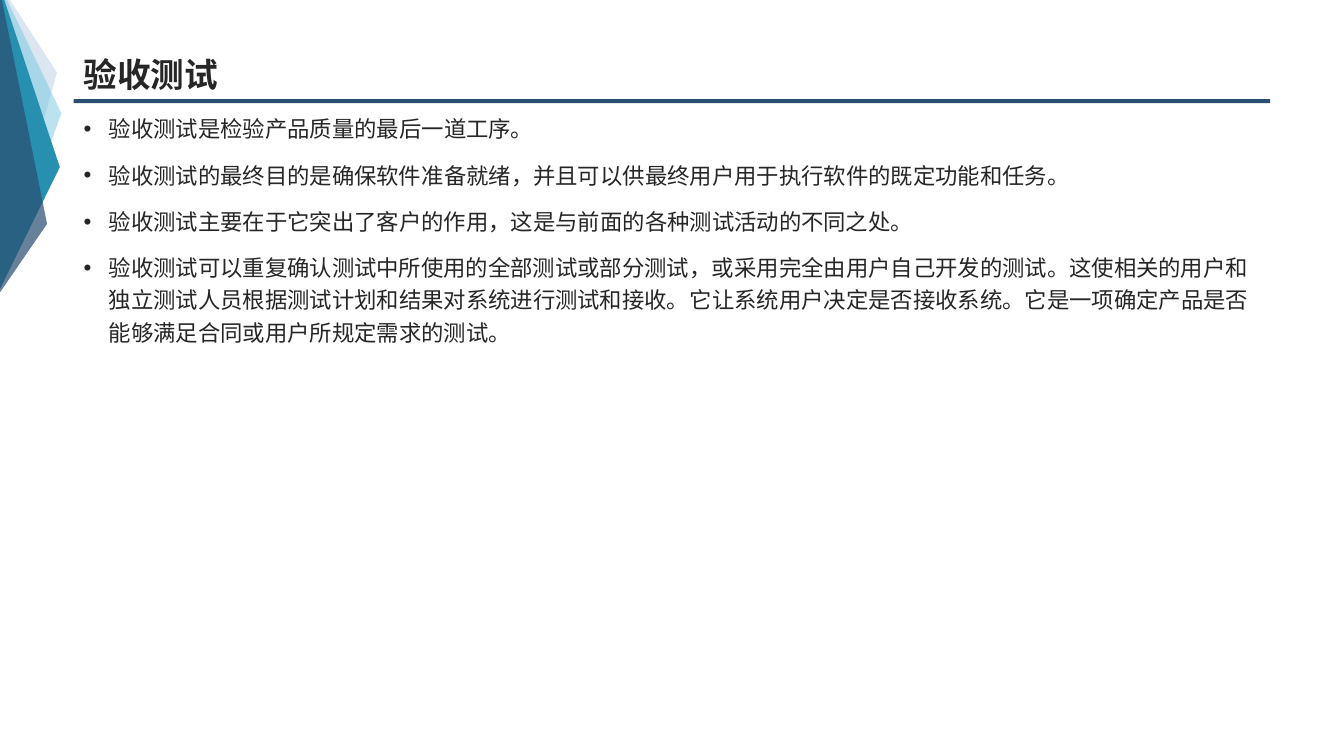
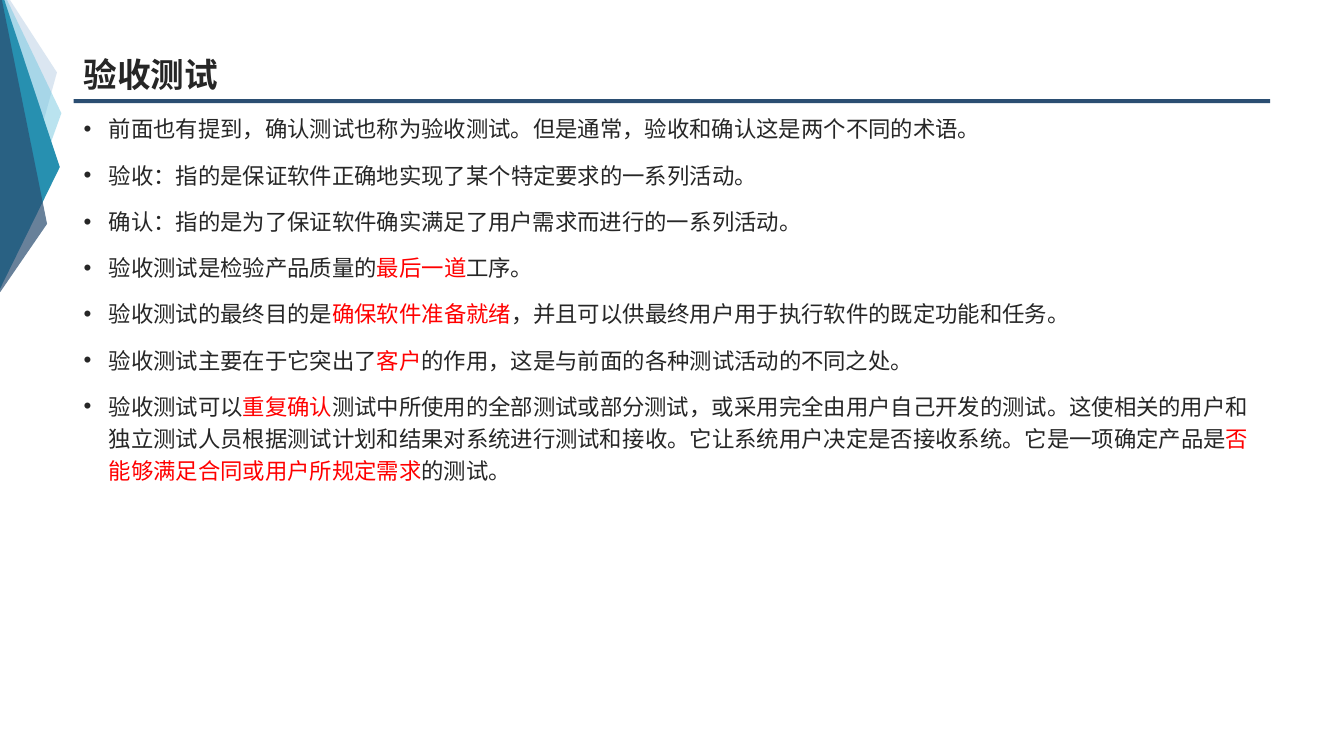
Before and after one commit to group-fourteen/G14-, a slide deck: slide 9 of 翻转课堂/7.5确认测试.ppt (slide 10 before the commit). Drawn at 1344x756 pixels with LibreOffice and Linux fonts; fonts in the diff are those of the drawing. Boxes give left, top, right and bottom in pixels: in the first picture for what was removed or moved away, otherwise in the second. Text is boxed around its words. In the diff, an @@ line names an element or a change of style, - is before the commit and + after.

```diff
--- a/翻转课堂/7.5确认测试.ppt
+++ b/翻转课堂/7.5确认测试.ppt
@@ text at <box>109,118,980,232</box>: paragraphs added @@
+• 前面也有提到，确认测试也称为验收测试。但是通常，验收和确认这是两个不同的术语。
+• 验收：指的是保证软件正确地实现了某个特定要求的一系列活动。
+• 确认：指的是为了保证软件确实满足了用户需求而进行的一系列活动。
@@ text at <box>109,257,1248,481</box>: text colour #262626 to #FF0000 in "验收测试是检验产品质量的最后一道工序。", "验收测试的最终目的是确保软件准备就绪，并且可以供最终用户用于执行软件的既定功能和任务。", "验收测试主要在于它突出了客户的作用，这是与前面的各种测试活动的不同之处。", "验收测试可以重复确认测试中所使用的全部测试或部分测试，或采用完全由用户自己开发的测试。这使相关的用户和独立测试人员根据测 ..." @@
```
Also in this commit, not shown: 20 other slides changed, 1 slide removed.
